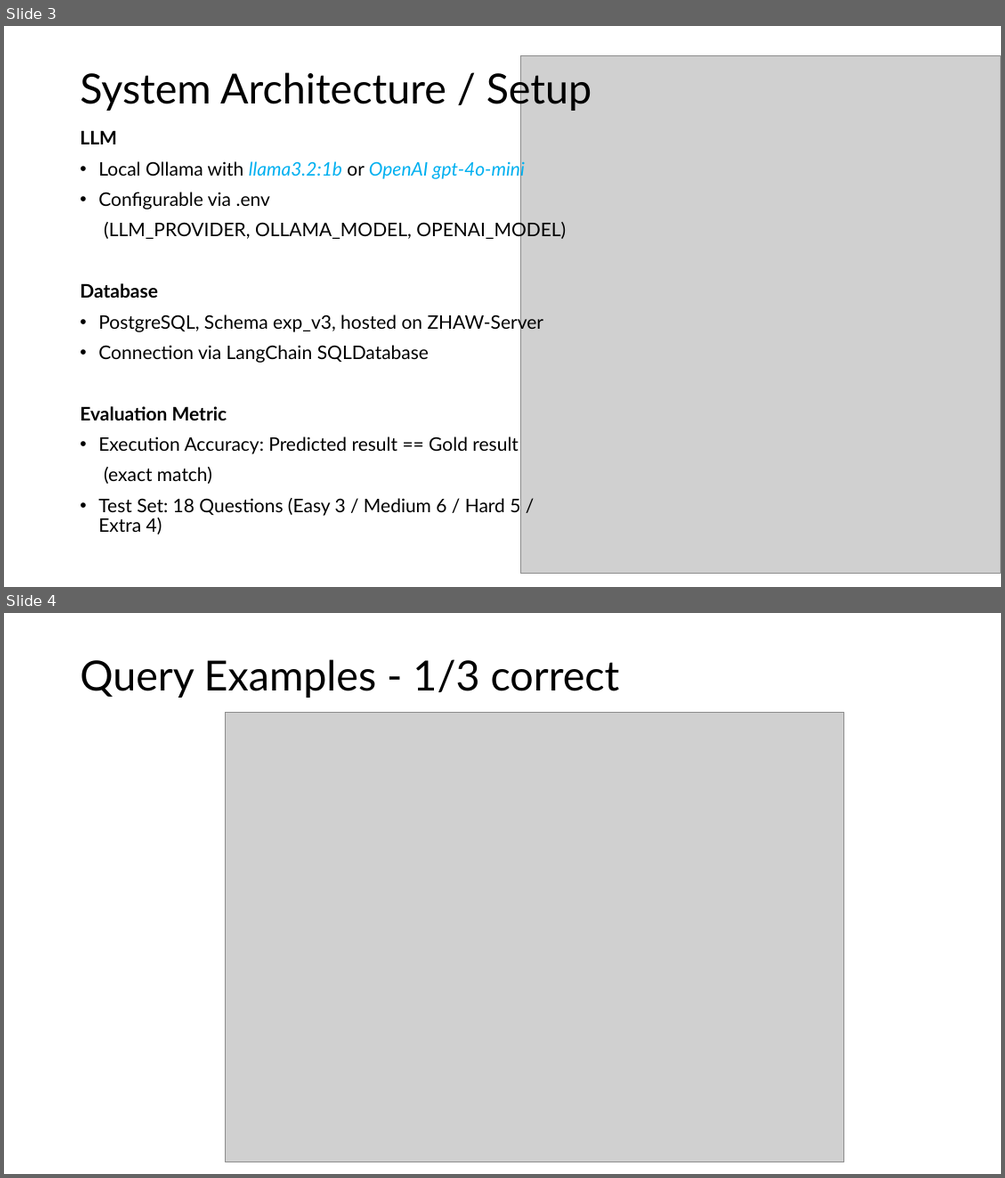
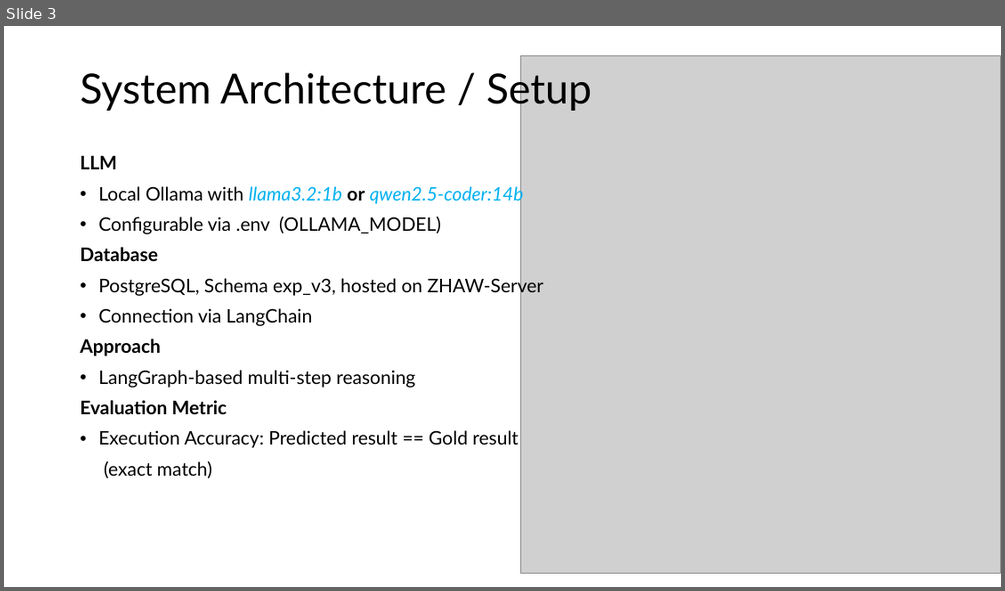
Before and after one commit to bjoern555/dwh2-text-to-sql, a slide deck: docs/DHW2_Wagner_Kryeziu_Johnson.pptx. Shown one above the other, each under a label of ours: slides 3 and 4 before the commit, slide 3 after it. The pictures are 1005x1178 and 1005x591 pixels, drawn with LibreOffice and Linux fonts; fonts in the diff are those of the drawing; grey boxes stand for pictures. Boxes give left, top, right and bottom in pixels: in the first picture for what was removed or moved away, otherwise in the second. Text is boxed around its words. In the diff, an @@ line names an element or a change of style, - is before the commit and + after.

```diff
--- a/docs/DHW2_Wagner_Kryeziu_Johnson.pptx
+++ b/docs/DHW2_Wagner_Kryeziu_Johnson.pptx
@@ slide 4 removed at [4, 613, 1001, 1174], background #FFFFFF @@
@@ text removed at [80, 659, 620, 698] @@
-Query Examples - 1/3 correct
@@ picture removed at [226, 712, 844, 1162] @@
@@ slide 3 changed as well @@
@@ text "LLM": place and size @@
-text "LLM" at [80, 130, 566, 534]
+text "LLM" at [80, 155, 543, 478]
@@ text at [98, 184, 524, 234]: text changed @@
-• Local Ollama with llama3.2:1b or OpenAI gpt-4o-mini
-• Configurable via .env
-(LLM_PROVIDER, OLLAMA_MODEL, OPENAI_MODEL)
+• Local Ollama with llama3.2:1b or qwen2.5-coder:14b
+• Configurable via .env (OLLAMA_MODEL)
@@ text at [80, 308, 415, 387]: text changed @@
-• Connection via LangChain SQLDatabase
+• Connection via LangChain
+Approach
+• LangGraph-based multi-step reasoning
@@ text at [98, 498, 520, 534]: paragraph removed @@
-• Test Set: 18 Questions (Easy 3 / Medium 6 / Hard 5 / Extra 4)
```
Also in this commit, not shown: 7 other slides changed, 1 slide added.
